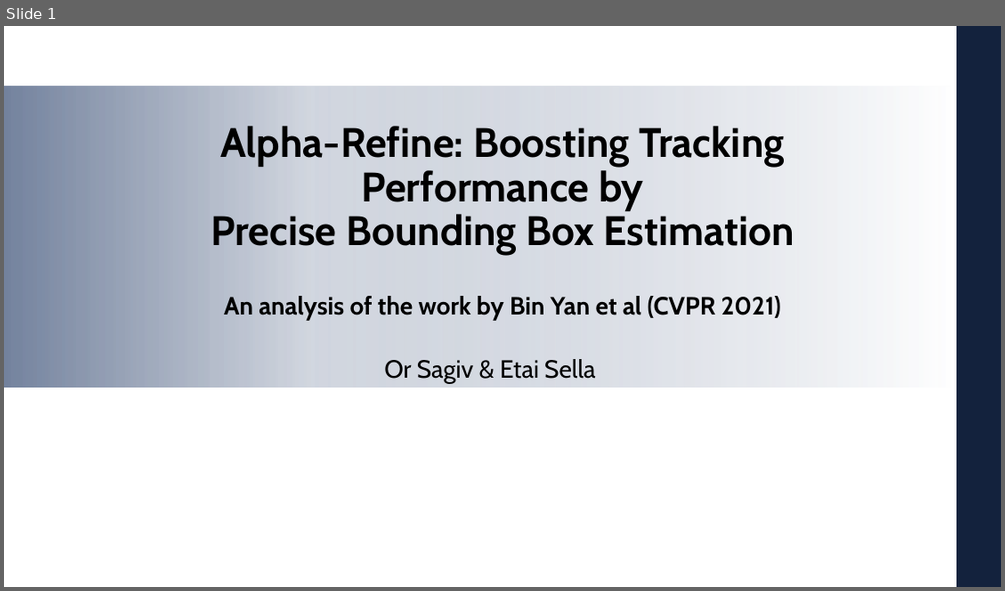
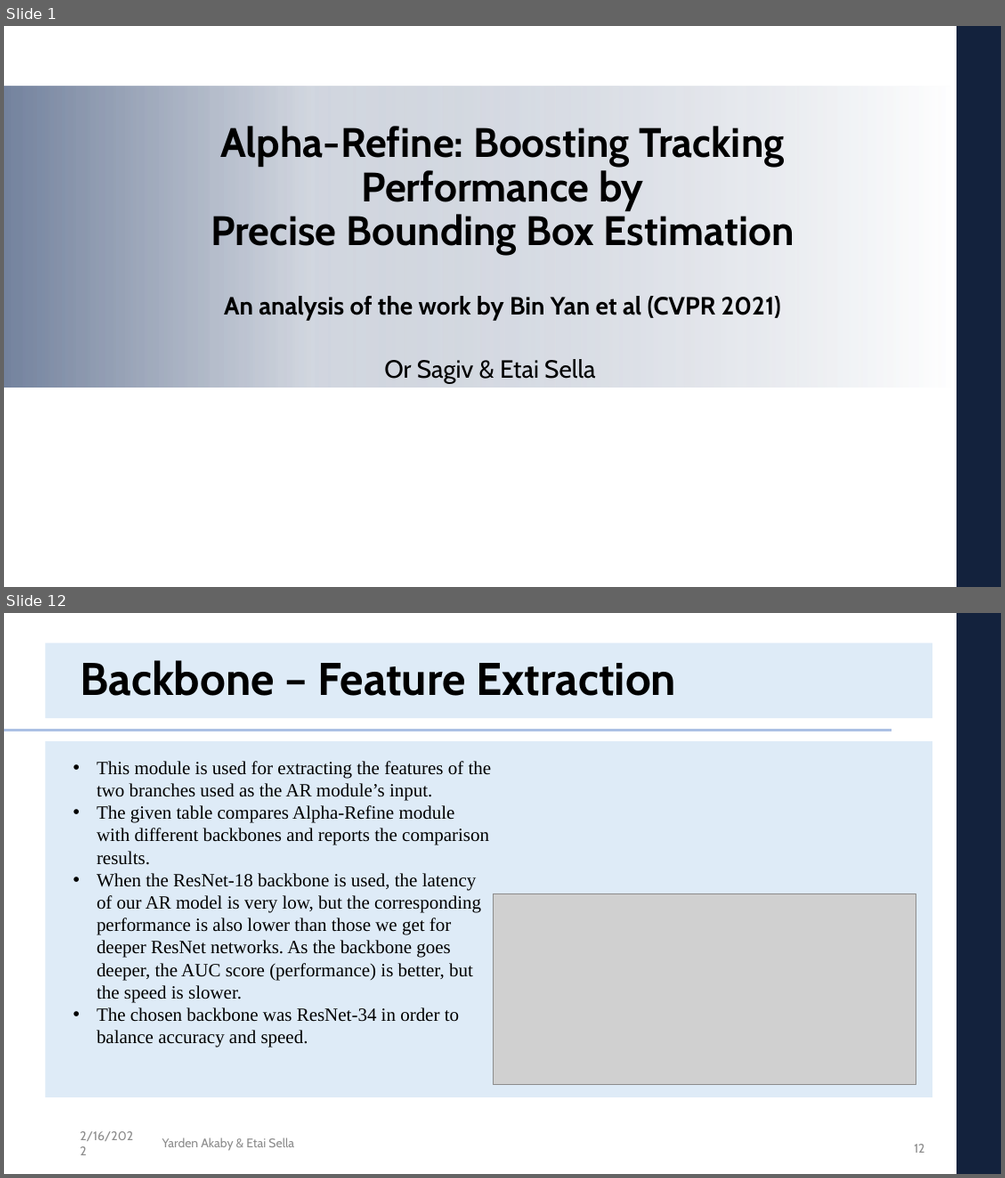
Before and after one commit to etaisella/AlphaRefine, a slide deck: Presentation/DL_project_presentation.pptx. Shown one above the other, each under a label of ours: slide 1 before the commit, slides 1 and 12 after it; the slides between them are not shown. The pictures are 1005x591 and 1005x1178 pixels, drawn with LibreOffice and Linux fonts; fonts in the diff are those of the drawing; grey boxes stand for pictures; background and template pictures are left out. Boxes give left, top, right and bottom in pixels: in the first picture for what was removed or moved away, otherwise in the second. Text is boxed around its words. In the diff, an @@ line names an element or a change of style, - is before the commit and + after.

```diff
--- a/Presentation/DL_project_presentation.pptx
+++ b/Presentation/DL_project_presentation.pptx
@@ slide 12 added at (4, 613, 1001, 1174), background #FFFFFF; not listed: 2 template elements that a slide beside it also shows @@
@@ rectangle added at (45, 643, 932, 718), fill #DEEBF7 @@
@@ title added at (80, 660, 676, 696), 44 pt, text #000000, bold @@
+Backbone – Feature Extraction
@@ line added from (4, 730) to (890, 730), #ABC0E4 2.25 pt @@
@@ rectangle added at (45, 742, 932, 1097), fill #DEEBF7 @@
@@ text added at (97, 761, 492, 1047), 18 pt, text #000000 @@
+• This module is used for extracting the features of the two branches used as the AR module’s input.
+• The given table compares Alpha-Refine module with different backbones and reports the comparison results.
+• When the ResNet-18 backbone is used, the latency of our AR model is very low, but the corresponding performance is also lower than those we get for deeper ResNet networks. As the backbone goes deeper, the AUC score (performance) is better, but the speed is slower.
+• The chosen backbone was ResNet-34 in order to balance accuracy and speed.
@@ picture added at (493, 893, 916, 1084) @@
@@ text added at (80, 1131, 133, 1141), 12 pt, text #8C8C8C @@
+2/16/2022
@@ text added at (162, 1137, 294, 1151), 12 pt, text #8C8C8C @@
+Yarden Akaby & Etai Sella
@@ page number added at (914, 1143, 924, 1152), 12 pt, text #8C8C8C @@
+12
```
Also in this commit, not shown: 8 slides changed, 6 other slides added.
